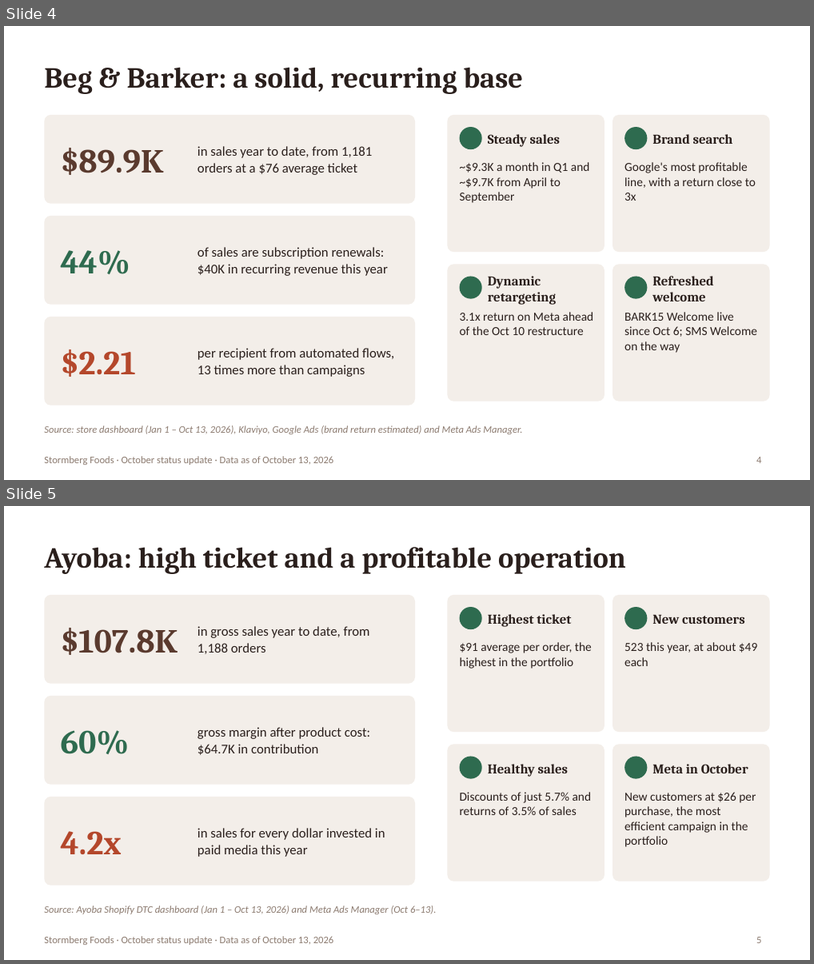
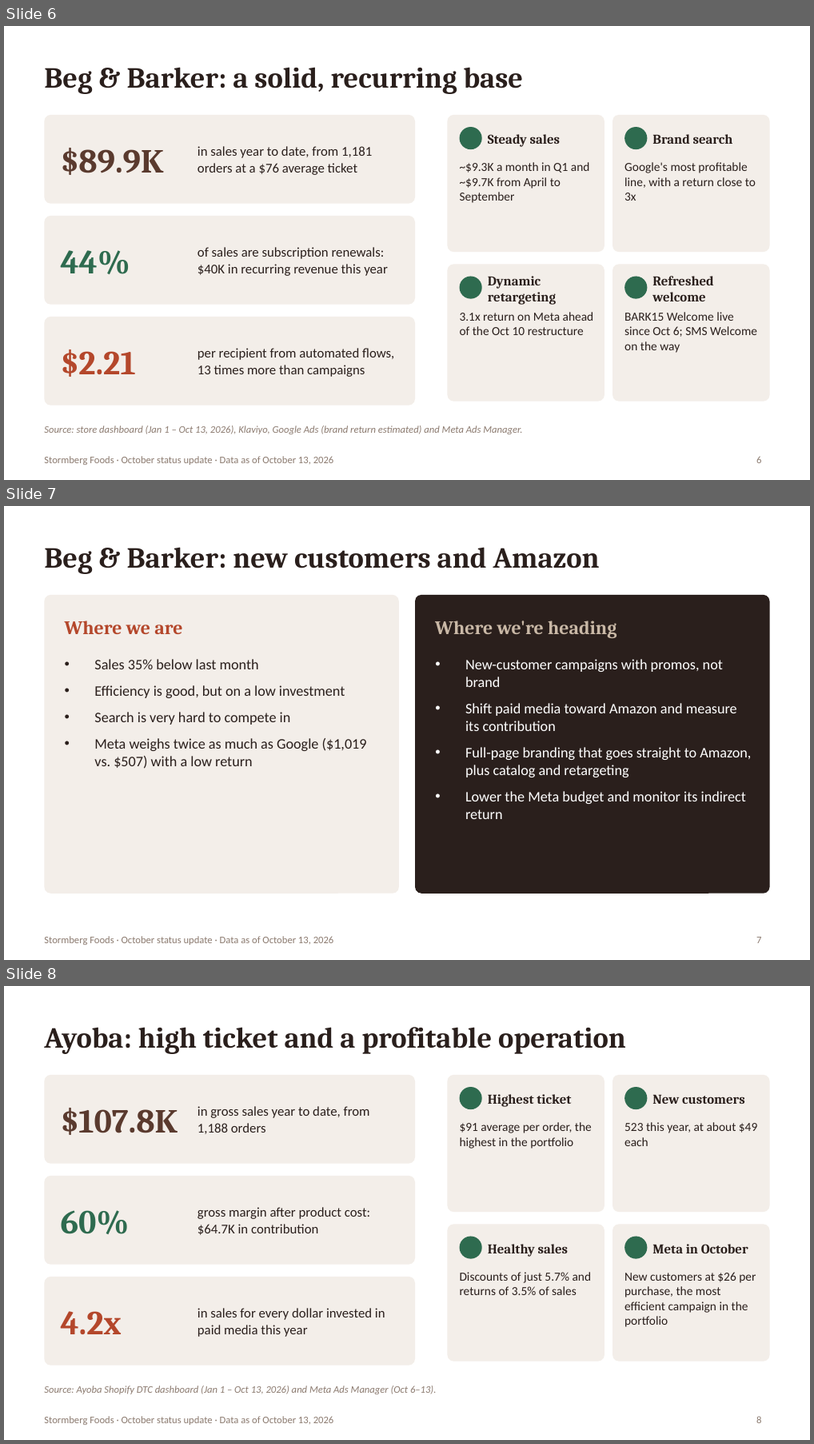
Before and after one commit to YamiCRebold/Stormberg2026, a slide deck: status_ceo/Stormberg_Status_CEO_Oct2026_EN.pptx. Shown one above the other, each under a label of ours: slides 4 and 5 before the commit, slides 6, 7 and 8 after it. The pictures are 814x964 and 814x1444 pixels, drawn with LibreOffice and Linux fonts; fonts in the diff are those of the drawing. Boxes give left, top, right and bottom in pixels: in the first picture for what was removed or moved away, otherwise in the second. Text is boxed around its words. In the diff, an @@ line names an element or a change of style, - is before the commit and + after.

```diff
--- a/status_ceo/Stormberg_Status_CEO_Oct2026_EN.pptx
+++ b/status_ceo/Stormberg_Status_CEO_Oct2026_EN.pptx
@@ slide 7 added at box(4, 506, 810, 960), background #FFFFFF; not listed: 1 template element that a slide beside it also shows @@
@@ title added at box(44, 547, 600, 574), 26 pt, text #2A1F1C, bold @@
+Beg & Barker: new customers and Amazon
@@ rounded rectangle added at box(44, 595, 399, 893), fill #F3EEE9 @@
@@ rounded rectangle added at box(415, 595, 770, 893), fill #2A1F1C @@
@@ text added at box(65, 620, 182, 634), 17 pt, text #B4472B, bold @@
+Where we are
@@ text added at box(435, 620, 617, 638), 17 pt, text #C9B8A6, bold @@
+Where we're heading
@@ text added at box(94, 659, 367, 768), 13 pt, text #2A1F1C @@
+• Sales 35% below last month
+• Efficiency is good, but on a low investment
+• Search is very hard to compete in
+• Meta weighs twice as much as Google ($1,019 vs. $507) with a low return
@@ text added at box(466, 659, 751, 819), 13 pt, text #FFFFFF @@
+• New-customer campaigns with promos, not brand
+• Shift paid media toward Amazon and measure its contribution
+• Full-page branding that goes straight to Amazon, plus catalog and retargeting
+• Lower the Meta budget and monitor its indirect return
@@ page number added at box(757, 936, 762, 943), 9 pt, text #8C7B70 @@
+7
@@ what was slide 4 is now slide 6 @@
@@ page number at box(757, 456, 762, 463): text changed @@
-4
+6
@@ what was slide 5 is now slide 8 @@
@@ page number at box(757, 1416, 762, 1423): text changed @@
-5
+8
```
Also in this commit, not shown: 3 slides changed, 3 other slides added, 1 slide removed, 2 other files.
